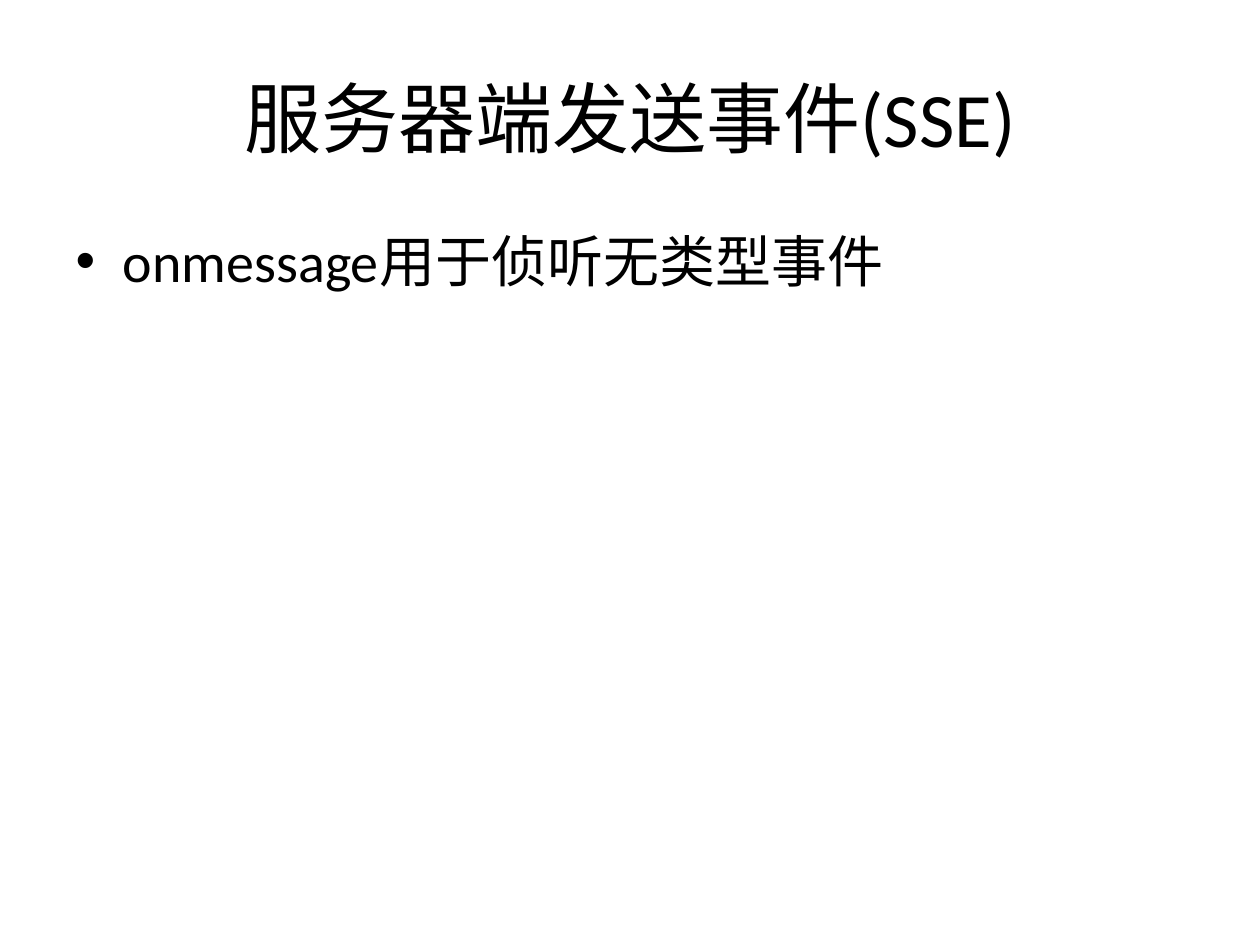
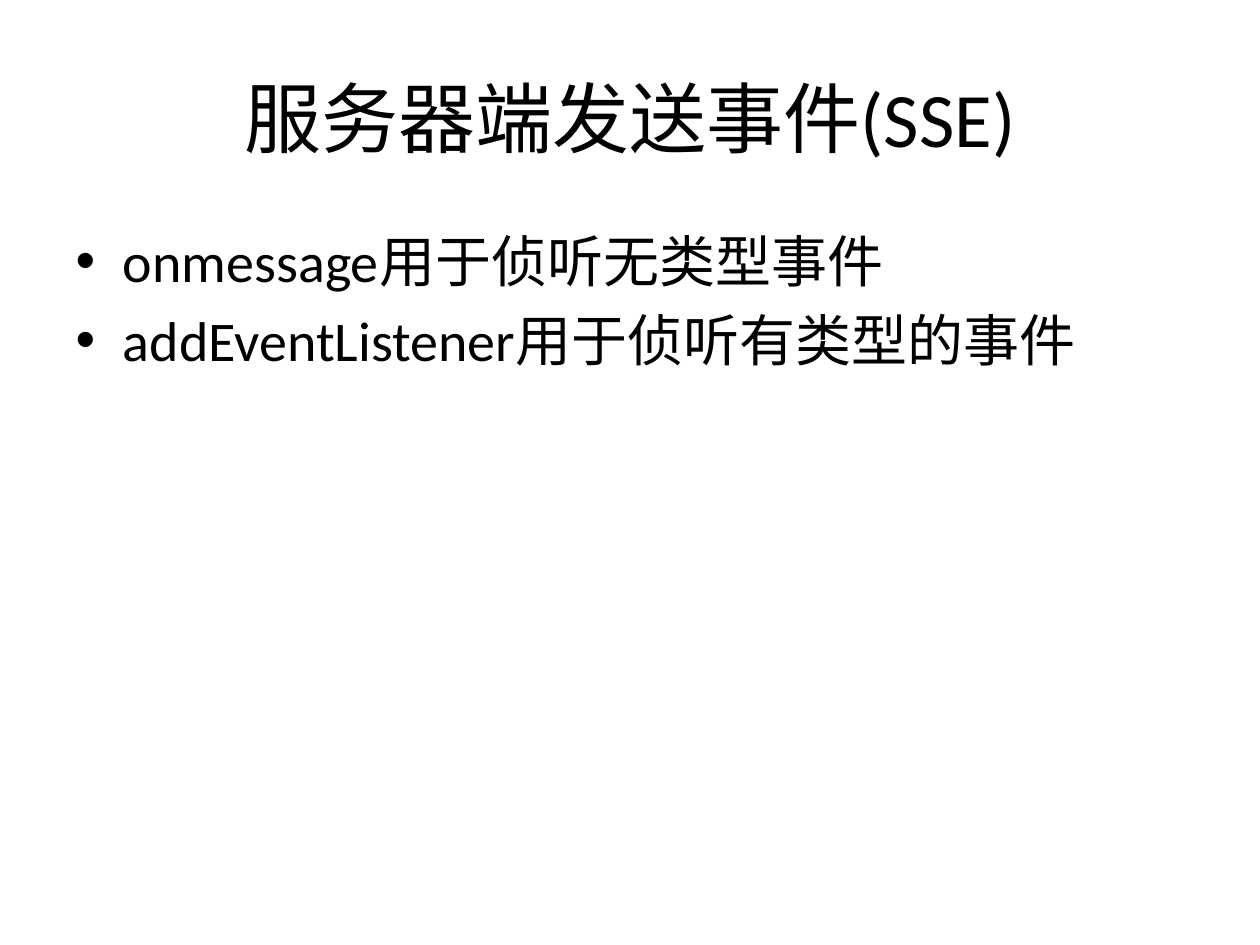
Before and after one commit to plter/HTML5Course20160612, a slide deck: slide 76 of Web前端教学记录.pptx. Drawn at 1260x945 pixels with LibreOffice and Linux fonts; fonts in the diff are those of the drawing. Boxes give left, top, right and bottom in pixels: in the first picture for what was removed or moved away, otherwise in the second. Text is boxed around its words. In the diff, an @@ line names an element or a change of style, - is before the commit and + after.

```diff
--- a/Web前端教学记录.pptx
+++ b/Web前端教学记录.pptx
@@ text at (x1=123, y1=314, x2=1076, y2=366): paragraph added @@
+• addEventListener用于侦听有类型的事件
```
Also in this commit, not shown: 1 other slide changed, 3 slides added, 27 other files.
